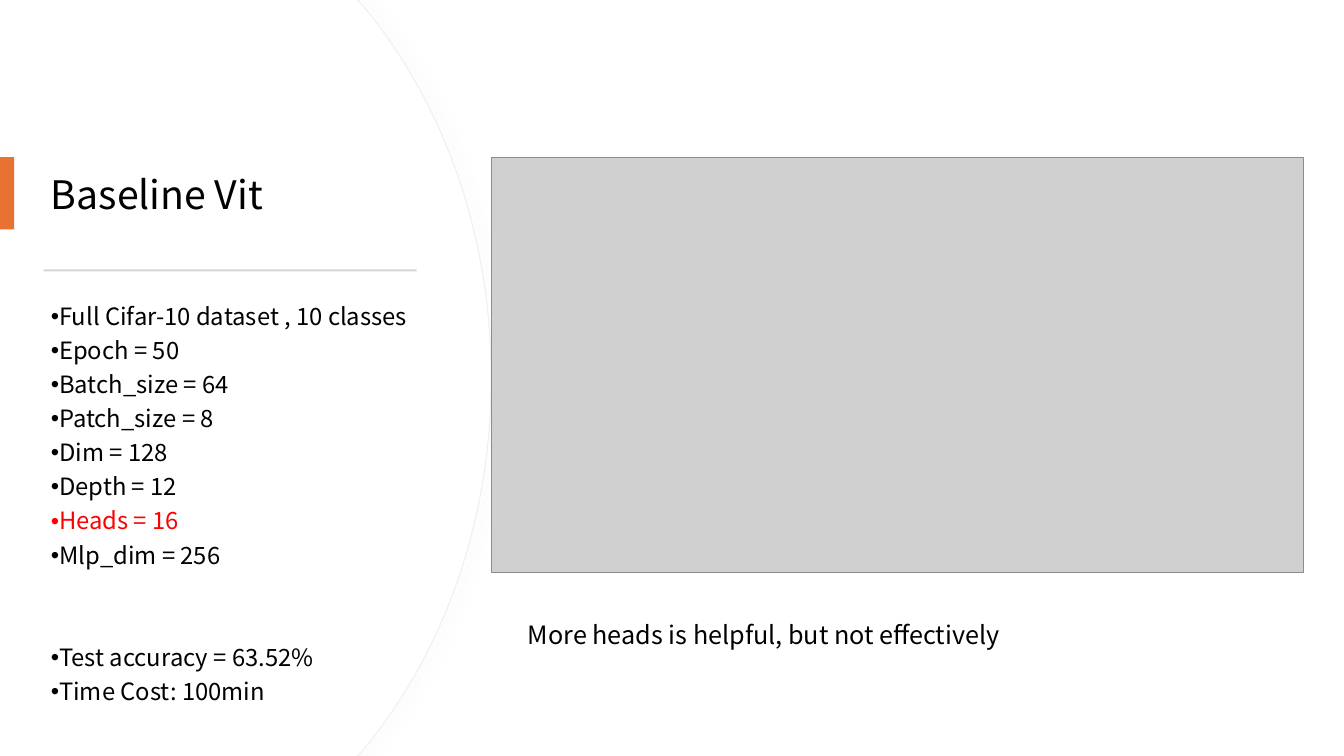
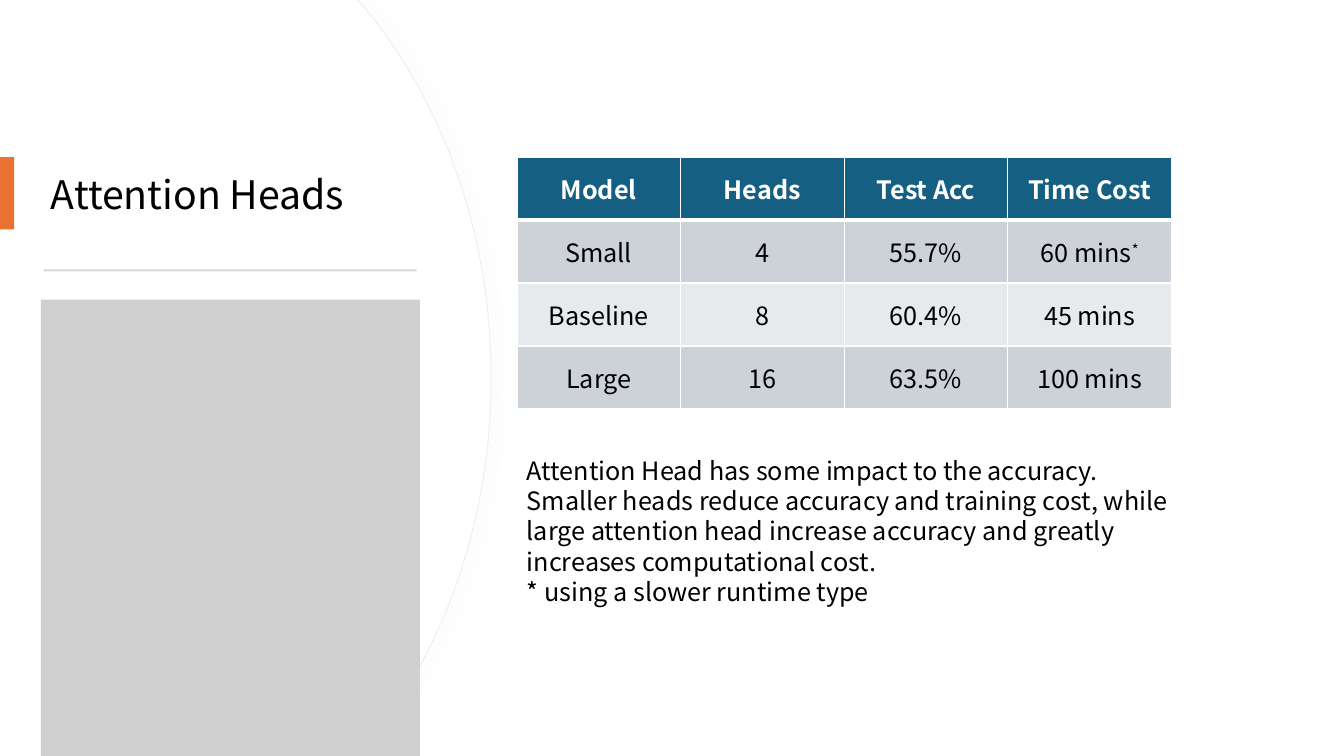
Before and after one commit to 410oldfish/Adv-CV, a slide deck: slide 13 of A1/Report/Vit.pptx. Drawn at 1344x756 pixels with LibreOffice and Linux fonts; fonts in the diff are those of the drawing; grey boxes stand for pictures; background and template pictures are left out. Boxes give left, top, right and bottom in pixels: in the first picture for what was removed or moved away, otherwise in the second. Text is boxed around its words. In the diff, an @@ line names an element or a change of style, - is before the commit and + after.

```diff
--- a/A1/Report/Vit.pptx
+++ b/A1/Report/Vit.pptx
@@ rectangle added at (0,0,1344,756), fill #FFFFFF, 18 pt, text #FFFFFF @@
+Model
+Patch Size
+Test Acc
+Time Cost
+Small Patch
+4
+67.62%
+70 mins
+Baseline
+8
+60.4%
+45 mins
+Large Patch
+16
+54.87%
+40 mins*
@@ title at (51,177,344,210): text changed @@
-Baseline Vit
+Attention Heads
@@ picture removed at (491,157,1304,573) @@
@@ table added at (517,157,1171,409), 4 rows, 4 columns @@
+Model | Heads | Test Acc | Time Cost
+Small | 4 | 55.7% | 60 mins*
+Baseline | 8 | 60.4% | 45 mins
+Large | 16 | 63.5% | 100 mins
@@ picture added at (41,299,420,756) @@
@@ text removed at (59,305,407,701) @@
-• Full Cifar-10 dataset , 10 classes
-• Epoch = 50
-• Batch_size = 64
-• Patch_size = 8
-• Dim = 128
-• Depth = 12
-• Heads = 16
-• Mlp_dim = 256
-• Test accuracy = 63.52%
-• Time Cost: 100min
@@ text added at (527,460,1168,607), 18 pt, text #000000 @@
+Attention Head has some impact to the accuracy. Smaller heads reduce accuracy and training cost, while large attention head increase accuracy and greatly increases computational cost.
+* using a slower runtime type
@@ text removed at (528,623,1000,650) @@
-More heads is helpful, but not effectively
```
Also in this commit, not shown: 5 other slides changed.
